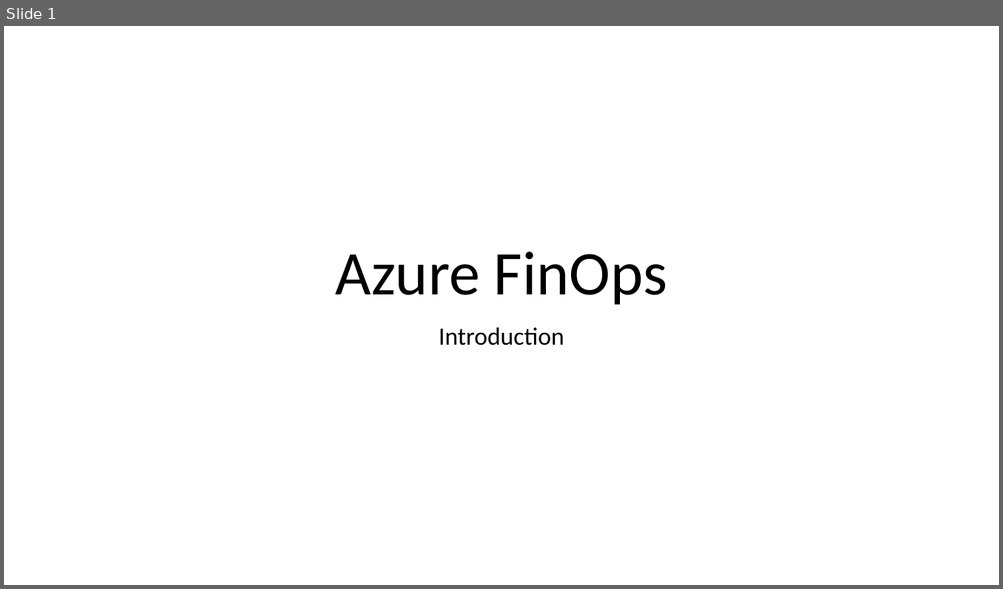
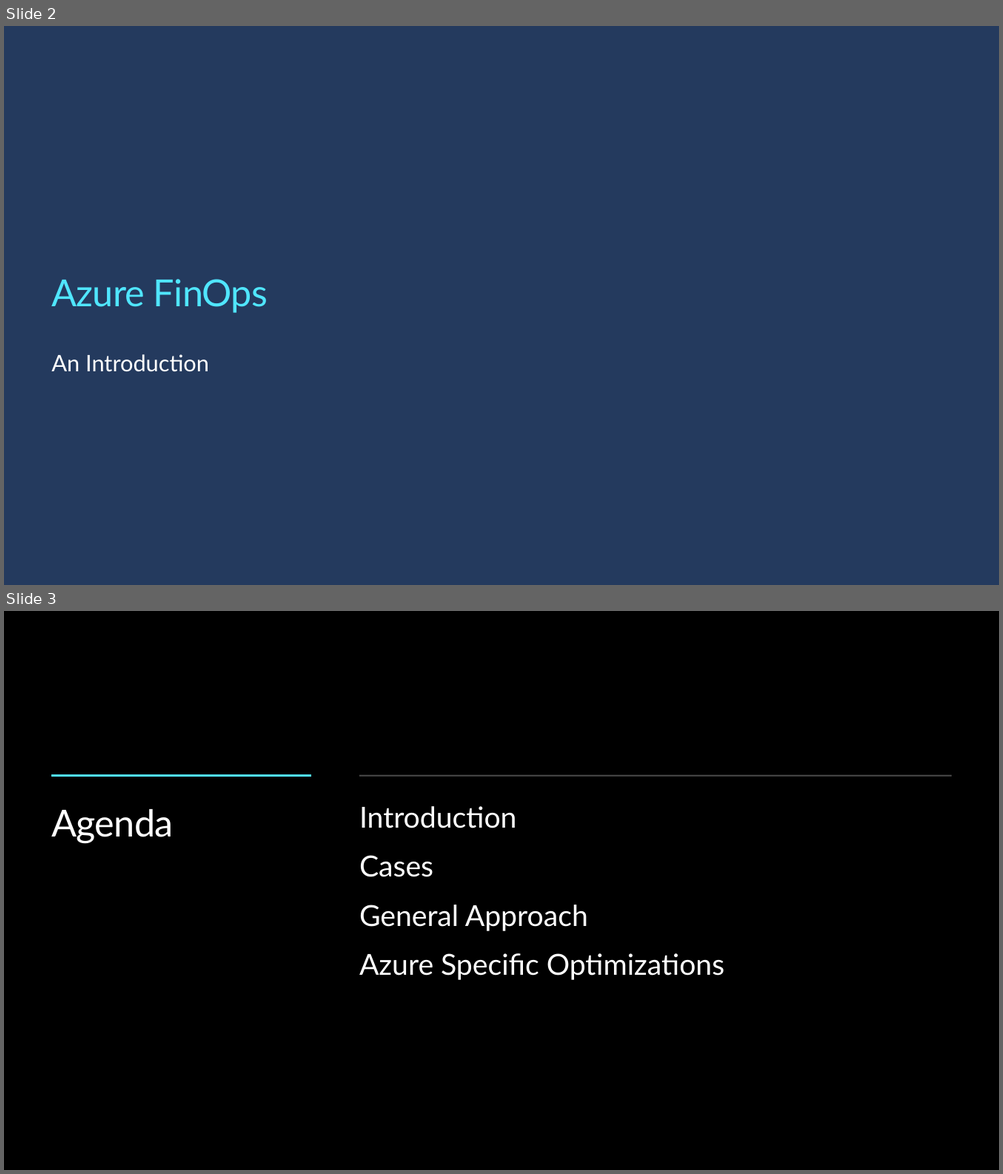
Before and after one commit to peterperov/MSFTCSA, a slide deck: 104-FinOps/Azure FinOps - Introduction.pptx. Shown one above the other, each under a label of ours: slide 1 before the commit, slides 2 and 3 after it. The pictures are 1003x589 and 1003x1174 pixels, drawn with LibreOffice and Linux fonts; fonts in the diff are those of the drawing; background and template pictures are left out. Boxes give left, top, right and bottom in pixels: in the first picture for what was removed or moved away, otherwise in the second. Text is boxed around its words. In the diff, an @@ line names an element or a change of style, - is before the commit and + after.

```diff
--- a/104-FinOps/Azure FinOps - Introduction.pptx
+++ b/104-FinOps/Azure FinOps - Introduction.pptx
@@ slide 3 added at bbox=[4, 611, 999, 1170], background #000000 @@
@@ line added from (52, 776) to (311, 776), #50E6FF 2.25 pt @@
@@ line added from (359, 776) to (951, 776), #FFFFFF 1.5 pt @@
@@ title added at bbox=[52, 809, 173, 843], 36 pt, text #FFFFFF @@
+Agenda
@@ text added at bbox=[359, 806, 725, 980], 28 pt, text #FFFFFF @@
+Introduction
+Cases
+General Approach
+Azure Specific Optimizations
@@ what was slide 1 is now slide 2 @@
@@ slide 2 changed as well @@
@@ background #FFFFFF to #243A5E @@
@@ title "Azure FinOps": place and size @@
-title "Azure FinOps" at bbox=[336, 252, 667, 305]
+title "Azure FinOps" at bbox=[51, 279, 267, 313]
@@ title "Azure FinOps" at bbox=[51, 279, 267, 313]: size 60 to 36 pt, font Calibri to Lato, text colour #000000 to #50E6FF, letter spacing 0 to -0.5 pt; alignment centre to left; line spacing 0.9 to 1 @@
@@ text at bbox=[51, 355, 209, 372]: text changed; size 24 to 22 pt; font Calibri to Lato; text colour #000000 to #FFFFFF @@
-Introduction
+An Introduction
```
Also in this commit, not shown: 44 other slides changed, 4 other slides added, 1 slide removed.
